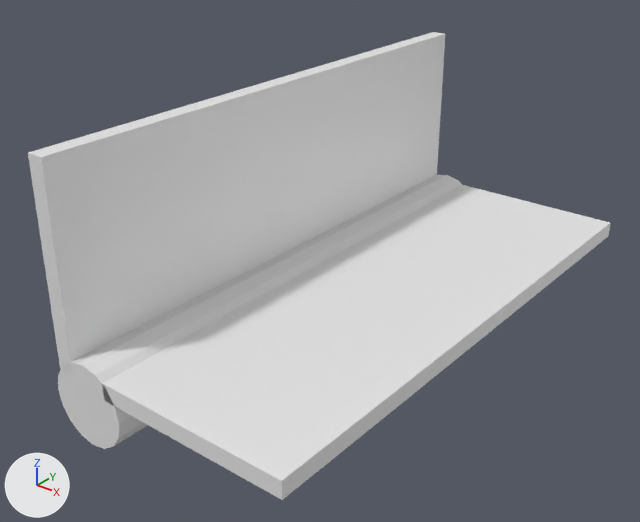
What one commit did to the OBJ model assets/hardware/hinge_7678ceaa91.obj.
Before and after are seen from a 50 mm lens placed at (0.0961, -0.1154, 0.0775), pointed at (0.0102, -0.0081, 0.011). Lighting does not change. The marker at lower left points along +X, +Y and +Z. The first picture is the older version. Where no turn or scale is listed for an object, it has been applied to the vertices.

The first picture shows 'hinge_7678ceaa91'.
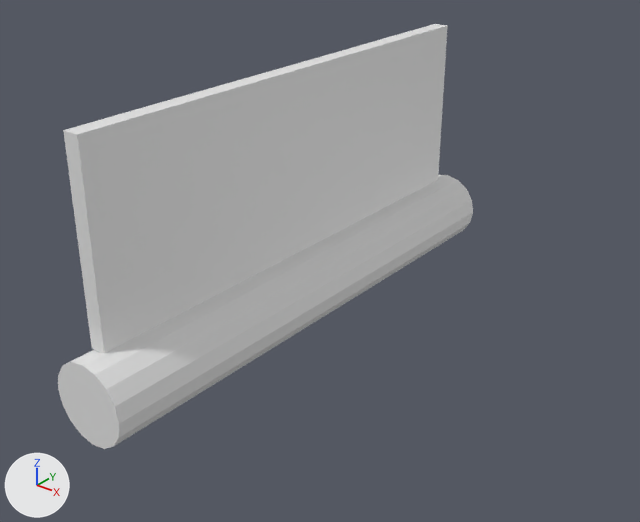
Diff of the bpy script that builds the scene:
```diff
--- a/assets/hardware/hinge_7678ceaa91.obj.py
+++ b/assets/hardware/hinge_7678ceaa91.obj.py
@@ me_hinge_7678ceaa91 @@
 # used by ob_hinge_7678ceaa91; location = (0.0, 0.0, 0.0)
-me_hinge_7678ceaa91.from_pydata(...)  # 50 vertices, 88 faces; spans x -0.0072..0.0385, y -0.051..0.051, z -0.0072..0.0385
+me_hinge_7678ceaa91.from_pydata(...)  # 42 vertices, 76 faces; spans x -0.0072..0.0072, y -0.051..0.051, z -0.0072..0.0412
+# me_hinge_7678ceaa91 part 1
+# 14 vertices are removed from x -0.0058..0.0385, y -0.051..0.051, z 0.0028..0.0385
+# 24 faces are deleted
+# 2 vertices move from x 0.0043, y -0.051..0.051, z 0.0028 to x -0.003, y -0.0469..0.0469, z 0.007
+# 6 vertices are added at (-0.003, -0.0469, 0.0412), (0.0, -0.0469, 0.007), (0.0, -0.0469, 0.0412), (-0.003, 0.0469, 0.0412), (0.0, 0.0469, 0.007), (0.0, 0.0469, 0.0412)
+# 12 new faces join them
```

Changed parts and their boxes [x1, y1, x2, y2] in the pictures (640 x 522 px):
'hinge_7678ceaa91', reshaped (29% narrower, 9% shorter): before [28, 32, 611, 500]; after [58, 24, 473, 449]
part 1 of me_hinge_7678ceaa91, reshaped: before [28, 32, 611, 500]; after [63, 24, 448, 353]
